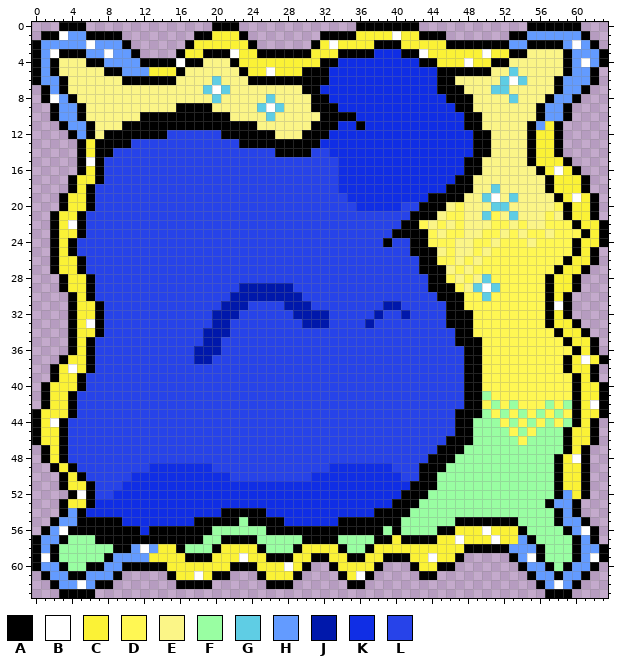
Pixel-art file, stored at Aseprites/Characters/Dialogue/Base.aseprite. That is the earlier state.
64x64 pixels, 1 frame.
Palette (. is transparent): A #000000  B #ffffff  C #fbf236  D #fff753  E #fbf587  F #99fea2  G #5fcde4  H #639bff  J #0018ab  K #102ee5  L #2743e9
New version:
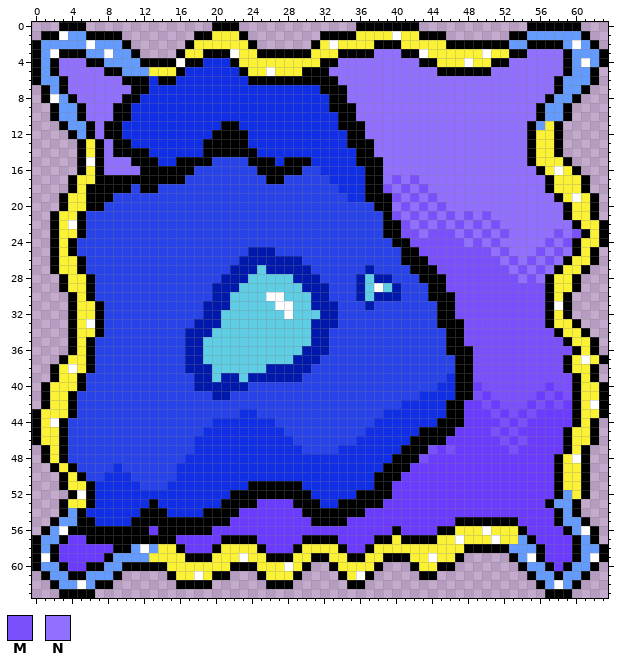
Colours new in this view: M #7950fb  N #9270ff
Change:
layer "Layer 1 Copy" now shown
layer "Layer 6" now hidden
layer "Layer 9" added
colour F: #99fea2 -> #6b3bff
Changed rows in their new state; - is a pixel that keeps its letter.
first column x 3:
 3 -----------------------------------NNN--------------NNNN--
 4 NNN-------------KKK------------NNNNNNNNN----------NNNNNN--
 5 NNNNN---------KKKKKK----------NNNNNNNNNNNN------NNNNNNNN--
 6 -NNNNNN---K--KKKKKKKK---------ANNNNNNNNNNNNNNNNNNNNNNNN---
 7 -NNNNNNNAAKKKKKKKKKKKKKKKKKKKAAANNNNNNNNNNNNNNNNNNNNNNN---
 8 --NNNNNAAKKKKKKKKKKKKKKKKKKKKKAANNNNNNNNNNNNNNNNNNNNNN----
 9 ---NNNAAKKKKKKKKKKKKKKKKKKKKKK-AANNNNNNNNNNNNNNNNNNNN-----
10 ---NNNAAKKKKKKKKKKKKKKKKKKKKKKK--NNNNNNNNNNNNNNNNNNNN-----
11 ----NAAKKKKKKKKKKK--KKKKKKKKKKKAA-NNNNNNNNNNNNNNNNNN------
12 ----N--KKKKKKKKKKA---KKKKKKKKK--AANNNNNNNNNNNNNNNNNN------
13 -----N--KKKKKKKKAAAA-KKKKKKKK---AAANNNNNNNNNNNNNNNNN------
14 -----NAAAAKKKKKKAAAAAAKKKKKKKK---AANNNNNNNNNNNNNNNNN------
15 -----NNNAAAKKAAAA----AAAKAAAKKK--AAANNNNNNNNNNNNNNNN------
16 -----NNNNAAAAAA-------AAAAA--KK---AANNNNNNNNNNNNNNNNN-----
17 -----AAAAAAAAA---------AA-----K---AANMNMNNNNNNNNNNNNNN----
18 ----AAAA-AA-----------------------AAMNMNMNNNNNNNNNNNNN----
19 ----AA----------------------------AAAMNMNMNNNNNNNNNNNNN---
20 ----A----------------------------LLAANMNMNMNNNNNNNNNNNNN--
21 ------------------------------------AMNMNMNMNMNMNNNNNNNN--
22 ------------------------------------AAMNMNMNMNMNMNNNNNNNN-
23 ------------------------------------A-MMNMMMNMNMNMNNNNNMNM
24 ------------------------------------LAAMMMMMMNMNMNNNNNMNM-
25 ---------------------JJJ--------------A-MMMMMMMMNMNNNMNMN-
26 --------------------JJJJJJJ-----------AA-MMMMMMMMNMNMNMN--
27 -------------------JJJGJJJJJ------J----A--MMMMMMMMNMNMN---
28 ------------------JJJGGGGGJJJ----JGJJ---A--MMMMMMMMNMN----
29 -----------------JJJGGGGGGGJJJ---JGBGJ-----MMMMMMMMMMM----
30 -----------------JJGGGGBBGGGJJ---JGJJJ---A--MMMMMMMMMM----
31 ----------------JJ-GGGGGBBGGJJJ---J-LL----A-MMMMMMMMMM----
32 ----------------J-GGGGGGGBGGG-J----L--L---A-MMMMMMMMMM----
33 ---------------JJ-GGGGGGGGGG--J---L-------A--MMMMMMMMM----
34 --------------JJ-GGGGGGGGGGGJJ-------------A-MMMMMMMMMM---
35 --------------JJGGGGGGGGGGGGJJ-------------A-MMMMMMMMMMM--
36 --------------J-GGGGGGGGGGGJJJ-------------AA-MMMMMMMMMMM-
37 --------------J-GGGGGGGGGGJJJ---------------A-MMMMMMMMMM--
38 --------------JJJGGGGGGJJJJJ----------------A-MMMMMMMMMM--
39 ---------------JJGJJGJJJJJJ----------------KA-MMMMMMMMMMM-
40 ---------------JJJJJJ---------------------KKA-FMMMMMMMFMM-
41 -----------------JJ---------------------KKKKA-M-MMMMMFMFM-
42 --------------------------------------KKKKKAAFFM-MMMFM-M--
43 --------------------KK--------------KKKKKKKA-FF-M-M-M-F-F-
44 -----------------KKKKKKK-----------KKKKKKKAA-F---M-M-F-F--
45 ----------------KKKKKKKKK---------KKKKKKAAAAFF--M-M-F-----
46 ---------------KKKKKKKKKKK-------KKKKKKAAAAFFF---M-M------
47 ---------------KKKKKKKKKKKK----KKKKKKKAAAMFMF-----M-------
48 --------------KKKKKKKKKKKKKKKKKKKKKKKAAAMFFF--------------
49 ------K---LLL----KKKKKKKKKKKKK------AAAFFFF---------------
50 -----KKKLLLLL------KKKKKKKKK-------AAAFFFF----------------
51 ----KKK--LLL---------AAAAAA--------AAFFFFF----------------
52 ----KK-------------AAAAAAAAA-----AAAAFFFF-----------------
53 ----------A-------AAAAFFFFAAA--AAAAAFFFF------------------
54 ---------AAA----AA--FFFFFFFAAAAAAAFFFFF-------------------
55 ----KKK-AAAAAAA----F-FFFFFFFAAA-FFFFFF--------------------
56 ---------AF------------FFFFFFFFFFFFF----------------------
57 ---A---------FFF------------------------------------------
Pixel boxes of the changes (left, top, right, bottom) in both pictures:
changed: (59, 49, 581, 571)
